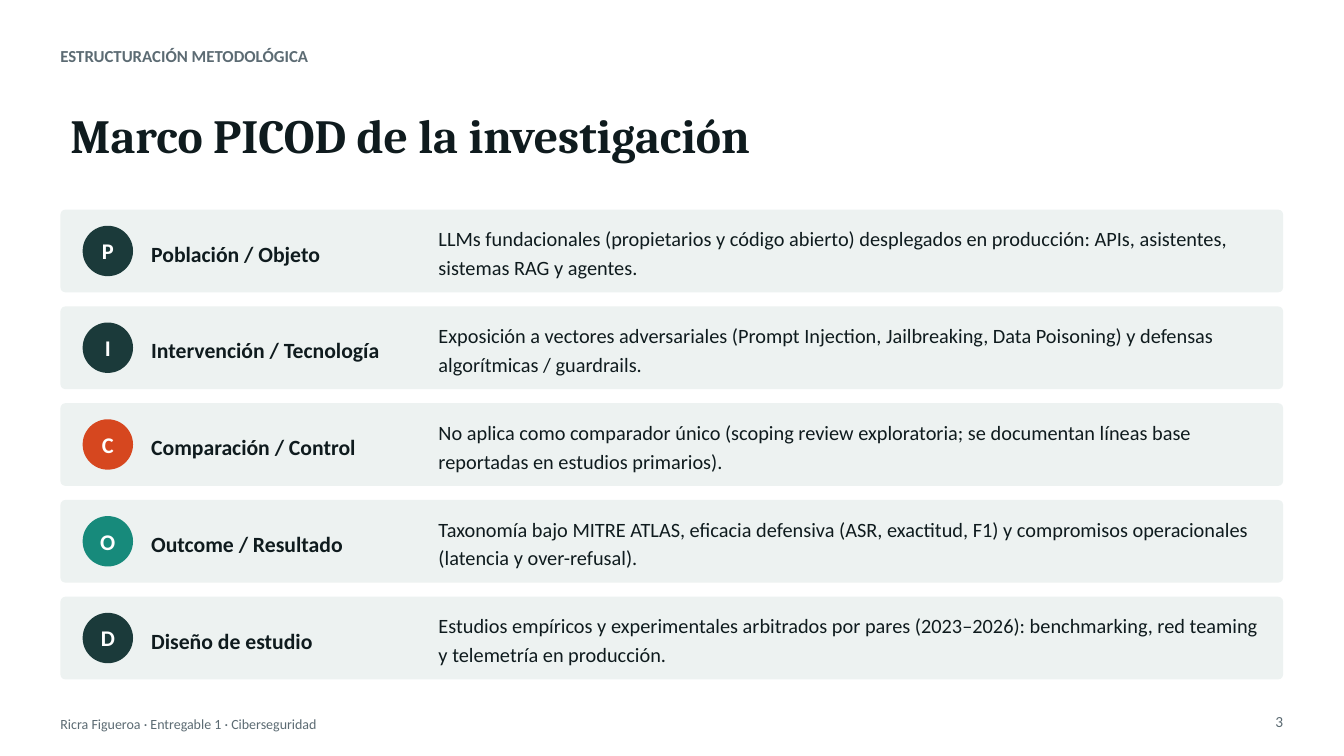
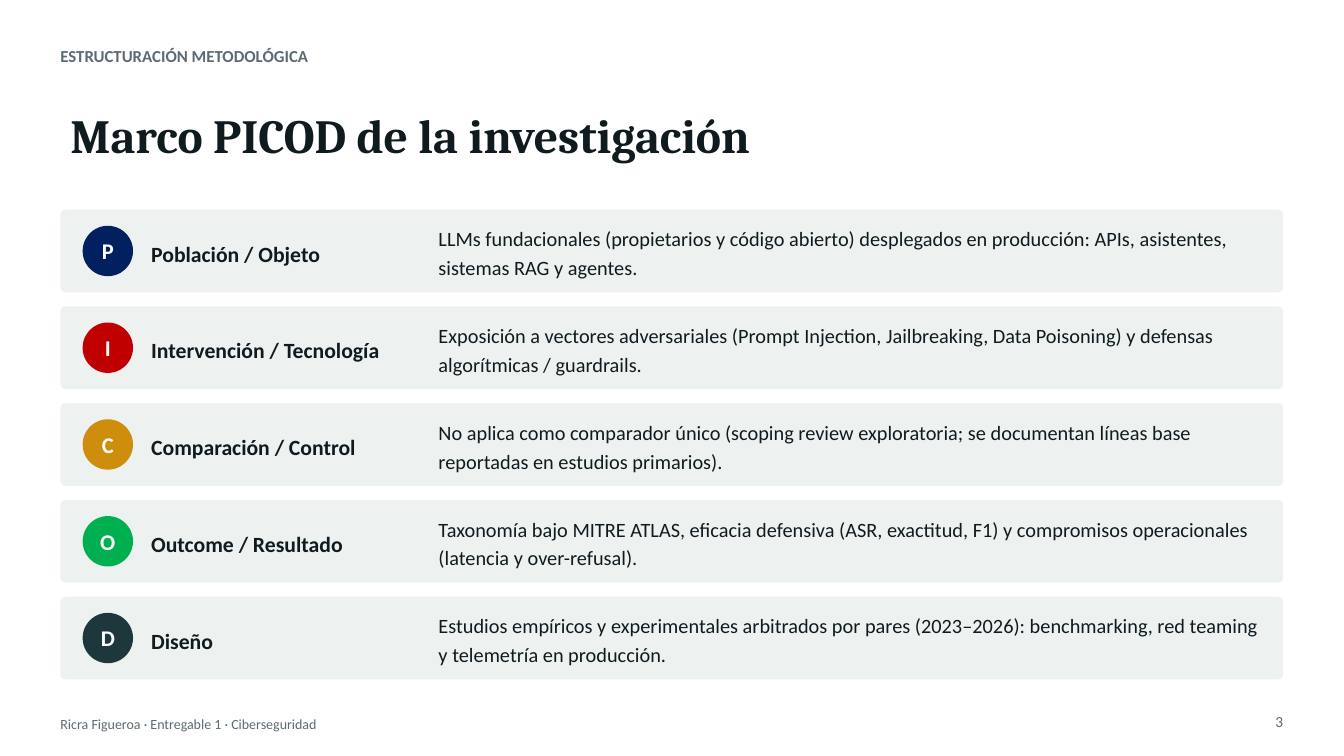
Before and after one commit to TeVerde29/trabajo-investigacion, a slide deck: slide 3 of Ricra_Figueroa_Pedro_Giovanni_Entregable1.pptx. Drawn at 1344x756 pixels with LibreOffice and Linux fonts; fonts in the diff are those of the drawing. Boxes give left, top, right and bottom in pixels: in the first picture for what was removed or moved away, otherwise in the second. Text is boxed around its words. In the diff, an @@ line names an element or a change of style, - is before the commit and + after.

```diff
--- a/Ricra_Figueroa_Pedro_Giovanni_Entregable1.pptx
+++ b/Ricra_Figueroa_Pedro_Giovanni_Entregable1.pptx
@@ ellipse "P" at (x1=83, y1=226, x2=133, y2=276): fill #1B3A3A to #002060 @@
@@ ellipse "I" at (x1=83, y1=323, x2=133, y2=373): fill #1B3A3A to #C00000 @@
@@ ellipse "C" at (x1=83, y1=419, x2=133, y2=470): fill #D6471F to #CF8D0D @@
@@ ellipse "O" at (x1=83, y1=516, x2=133, y2=567): fill #178A7B to #00B050 @@
@@ text at (x1=151, y1=634, x2=213, y2=649): text changed @@
-Diseño de estudio
+Diseño
```
Also in this commit, not shown: 3 other slides changed, 21 other files.
